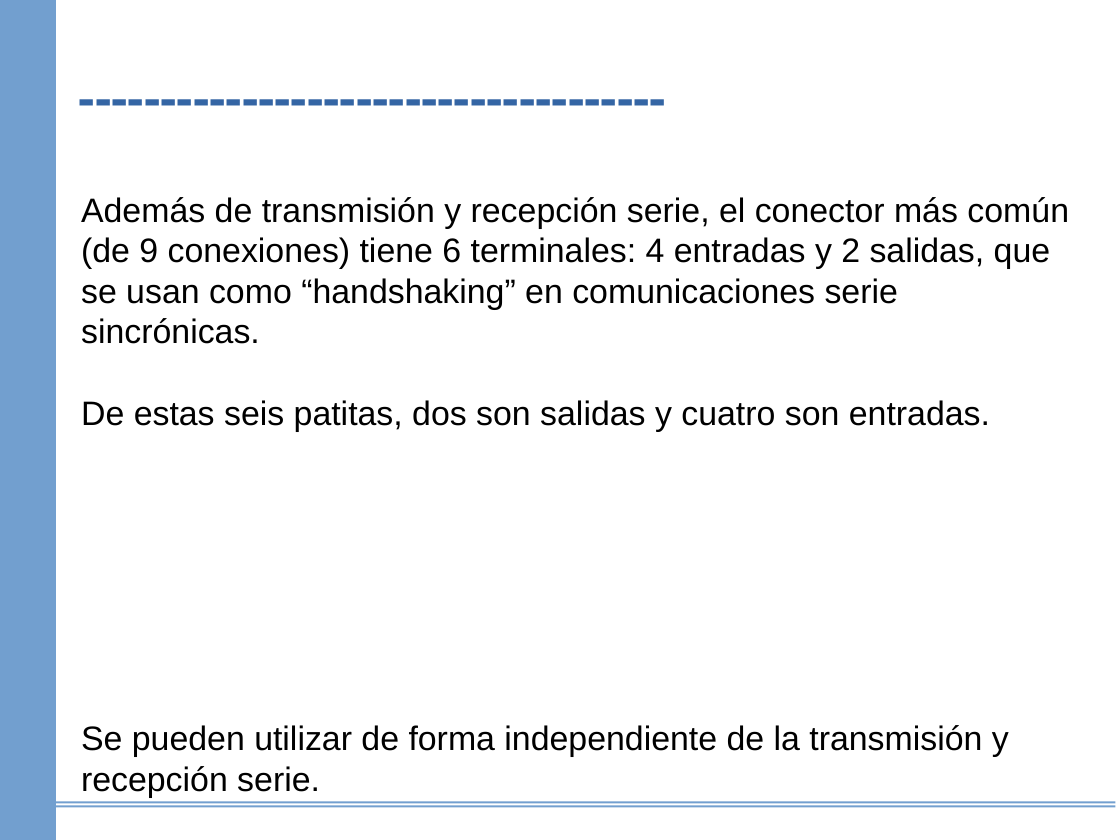
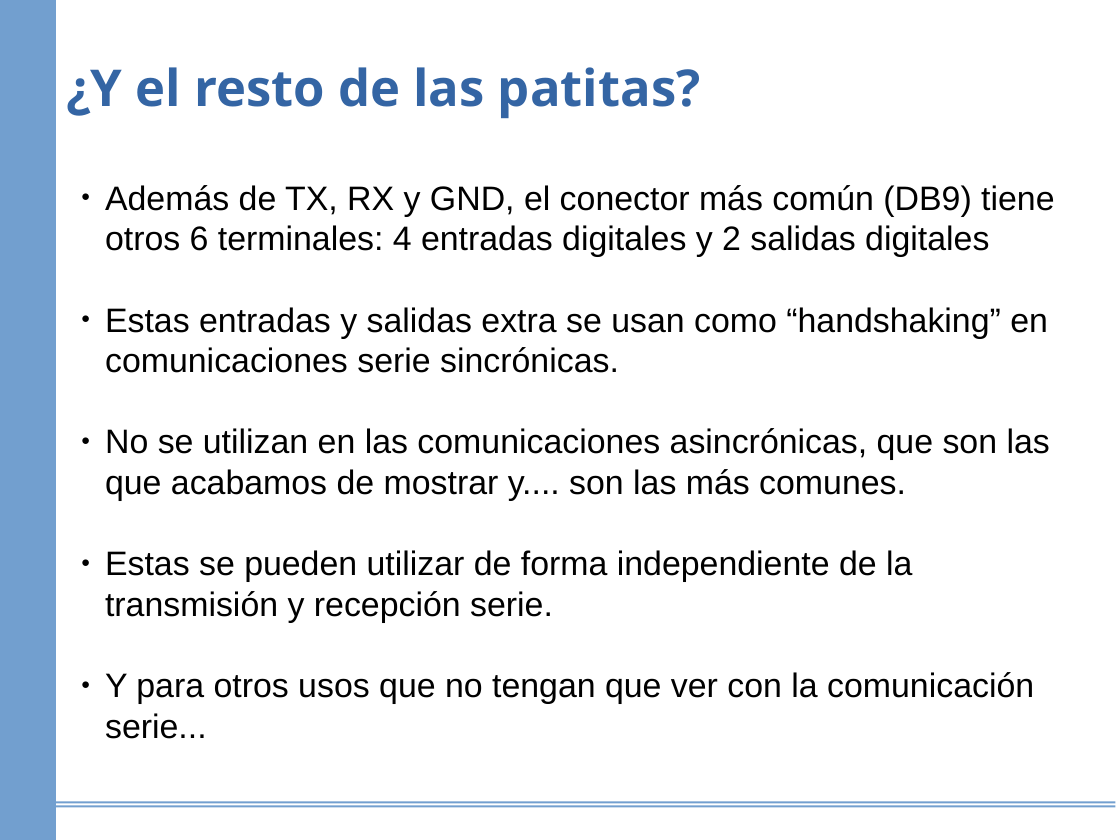
Before and after one commit to diegocode/serie, a slide deck: slide 20 of control_dig/docs/handshaking_serie.odp (slide 4 before the commit). Drawn at 1120x840 pixels with LibreOffice and Linux fonts; fonts in the diff are those of the drawing. Boxes give left, top, right and bottom in pixels: in the first picture for what was removed or moved away, otherwise in the second. Text is boxed around its words. In the diff, an @@ line names an element or a change of style, - is before the commit and + after.

```diff
--- a/control_dig/docs/handshaking_serie.odp
+++ b/control_dig/docs/handshaking_serie.odp
@@ text removed at bbox=[69, 30, 681, 144] @@
-------------------------------------
@@ text added at bbox=[67, 67, 701, 119], 36 pt, text #3465A4, bold @@
+¿Y el resto de las patitas?
@@ text at bbox=[105, 185, 1054, 704]: text changed @@
-Además de transmisión y recepción serie, el conector más común (de 9 conexiones) tiene 6 terminales: 4 entradas y 2 salidas, que se usan como “handshaking” en comunicaciones serie sincrónicas.
-De estas seis patitas, dos son salidas y cuatro son entradas.
-Se pueden utilizar de forma independiente de la transmisión y recepción serie.
+● Además de TX, RX y GND, el conector más común (DB9) tiene otros 6 terminales: 4 entradas digitales y 2 salidas digitales
+● Estas entradas y salidas extra se usan como “handshaking” en comunicaciones serie sincrónicas.
+● No se utilizan en las comunicaciones asincrónicas, que son las que acabamos de mostrar y.... son las más comunes.
+● Estas se pueden utilizar de forma independiente de la transmisión y recepción serie.
+● Y para otros usos que no tengan que ver con la comunicación serie...
```
Also in this commit, not shown: 4 other slides changed, 34 slides added, 1 slide removed, 27 other files.
